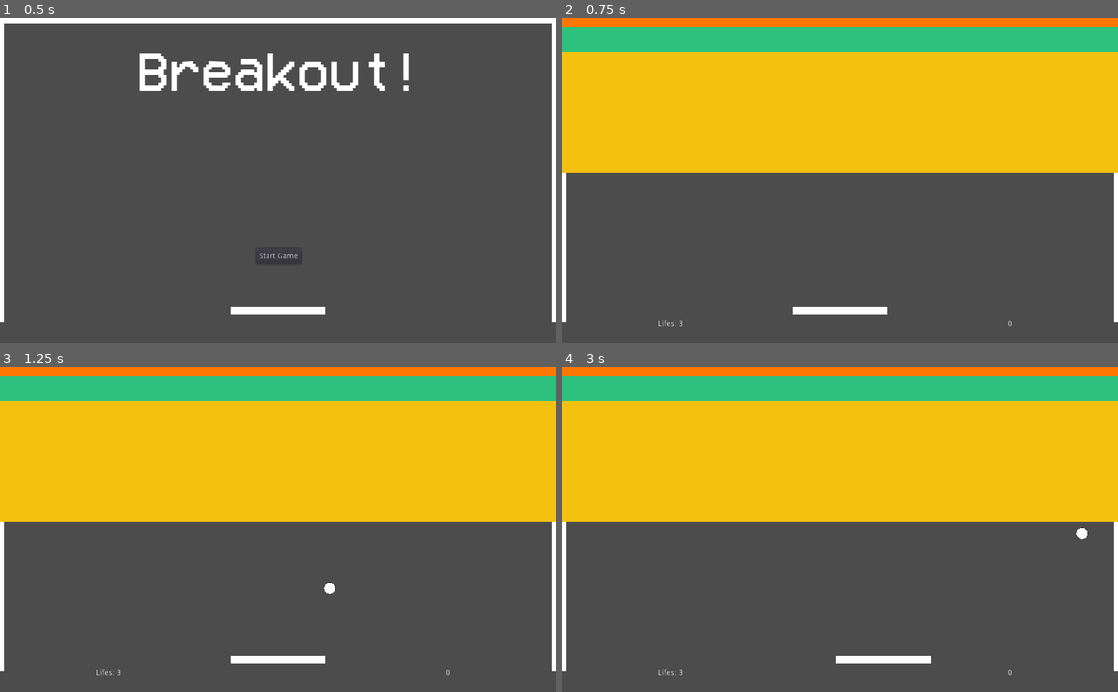
Above: before the commit, frames 1-4 (two rows, left to right).
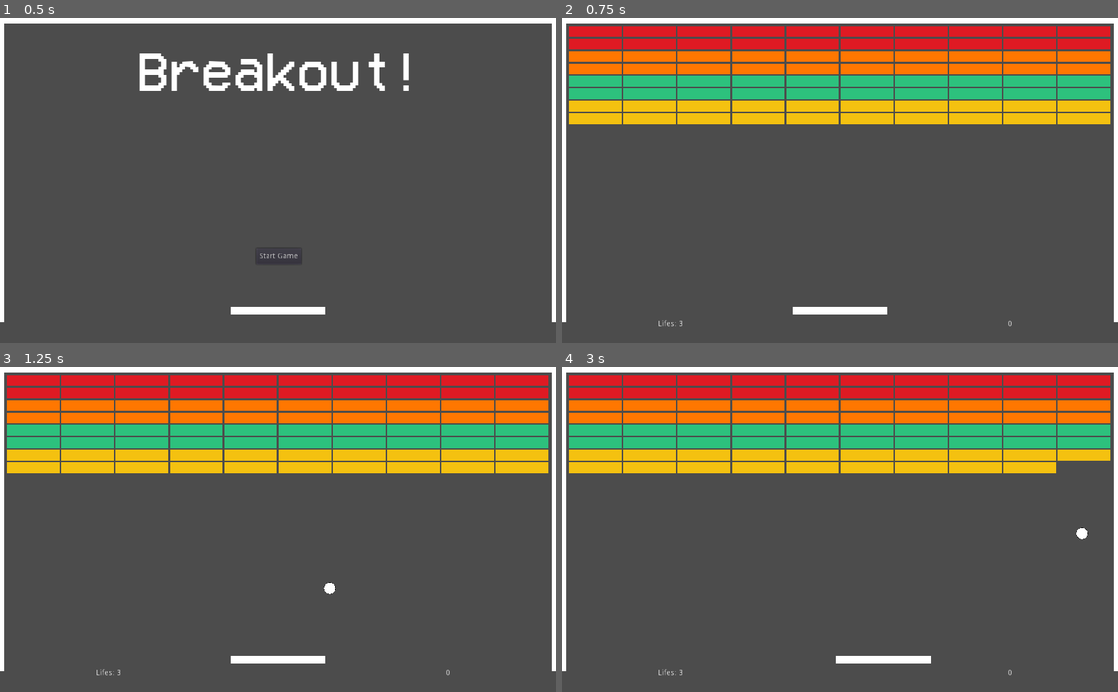
Above: after the commit, the same moments.

Repository: Santyru-C/Breakout-clone
Game: Godot game, scene res://Main.tscn
Two runs of this game, one before a commit and one after it. Both use one fixed random seed, a clock stepped at 60 frames per second and the inputs below.
Inputs:
- Up to frame 1 (0.5 s): no input
- Up to frame 2 (0.75 s): click "Start Game" at 0.5 s
- Up to frame 3 (1.25 s): no input
- Up to frame 4 (3 s): hold Right (ui_right) 1.28-2.03 s; hold Left (ui_left) 2.03-2.78 s; hold Right (ui_right) from 2.78 s (still down)

Frame 1 is identical in both runs. In frame 2, 41% of the frame differs, in the area x 0-100%, y 0-48%; in frame 3, 41%; in frame 4, 41%.

Commit message:
add new assets

Diff:
--- a/gamefiles/scenes/brick.tscn
+++ b/gamefiles/scenes/brick.tscn
@@ -1,6 +1,6 @@
 [gd_scene load_steps=3 format=2]
 
-[ext_resource path="res://assets/square_white.png" type="Texture" id=1]
+[ext_resource path="res://assets/placeholder_white.png" type="Texture" id=1]
 
 [sub_resource type="RectangleShape2D" id=1]
 extents = Vector2( 48.5, 10 )
@@ -12,7 +12,8 @@
 }
 
 [node name="Sprite" type="Sprite" parent="."]
-scale = Vector2( 97, 20 )
+position = Vector2( -0.500005, -1.33514e-05 )
+scale = Vector2( 9.7, 2 )
 texture = ExtResource( 1 )
 
 [node name="CollisionShape2D" type="CollisionShape2D" parent="."]
Binary file changed: gamefiles/assets/placeholder_white.png
